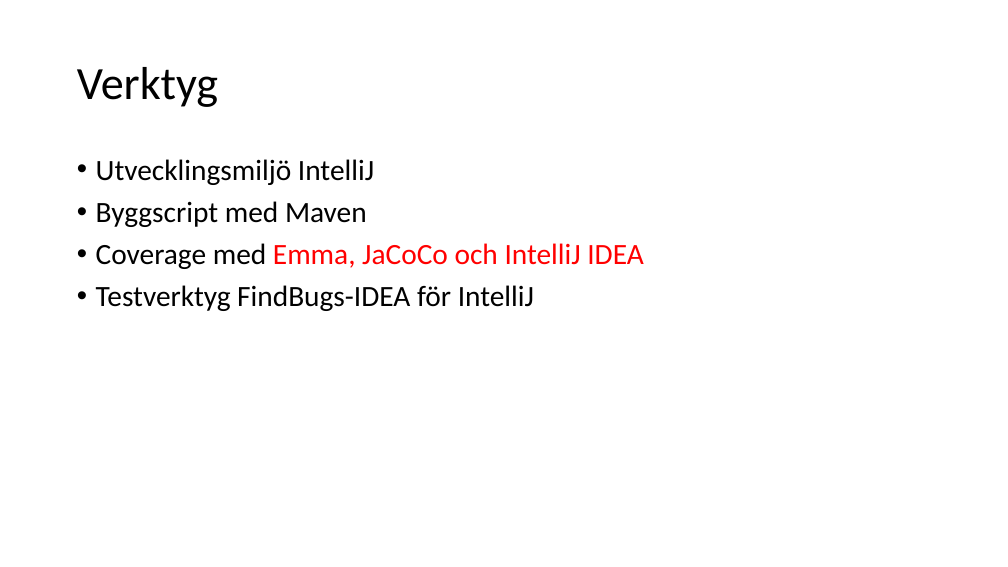
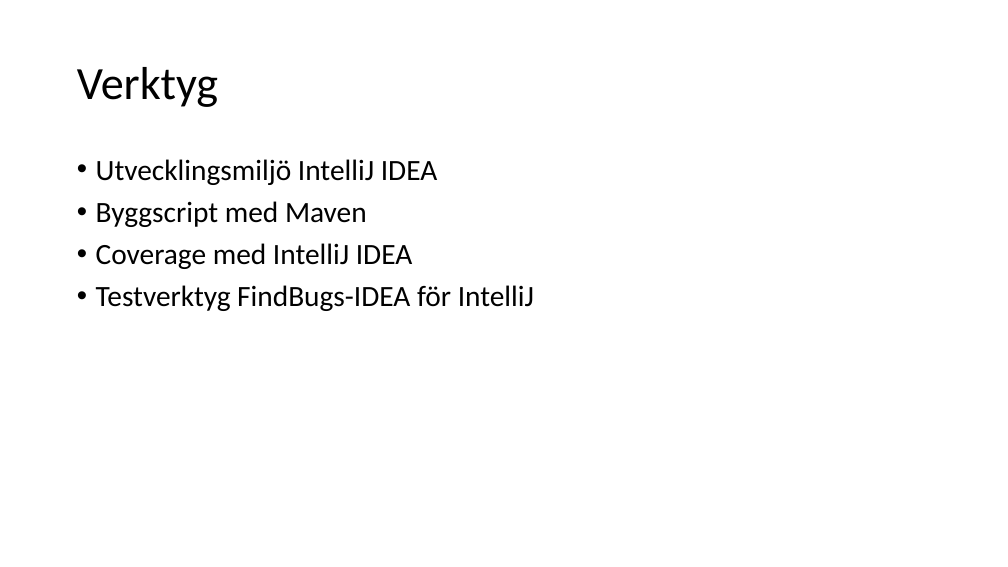
Before and after one commit to hampusidstam/InteGame, a slide deck: slide 2 of docs/Slutredovisning_grp5_v8.pptx. Drawn at 1008x567 pixels with LibreOffice and Linux fonts; fonts in the diff are those of the drawing. Boxes give left, top, right and bottom in pixels: in the first picture for what was removed or moved away, otherwise in the second. Text is boxed around its words. In the diff, an @@ line names an element or a change of style, - is before the commit and + after.

```diff
--- a/docs/Slutredovisning_grp5_v8.pptx
+++ b/docs/Slutredovisning_grp5_v8.pptx
@@ text at [96,159,437,185]: text changed @@
-• Utvecklingsmiljö IntelliJ
+• Utvecklingsmiljö IntelliJ IDEA
@@ text at [96,243,412,269]: text changed; text colour #FF0000 to #000000 @@
-• Coverage med Emma, JaCoCo och IntelliJ IDEA
+• Coverage med IntelliJ IDEA
```
Also in this commit, not shown: 9 other slides changed, 1 slide added, 2 slides removed, 1 other file.
